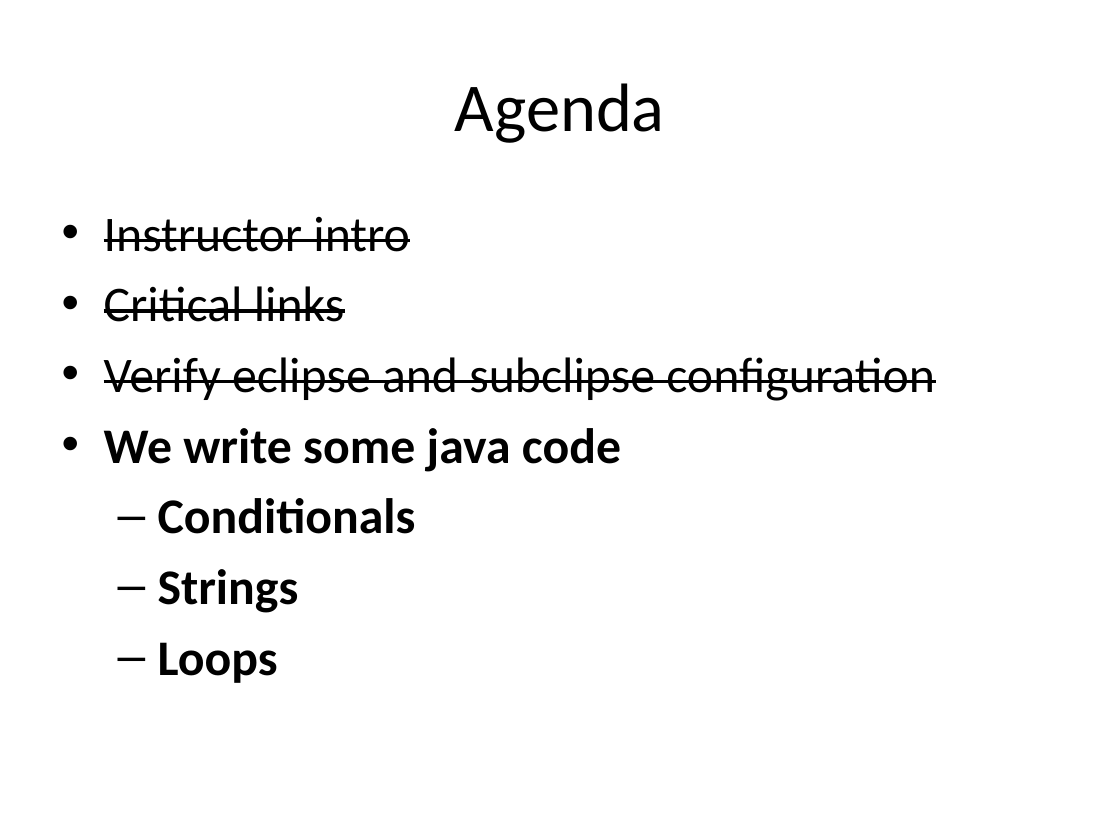
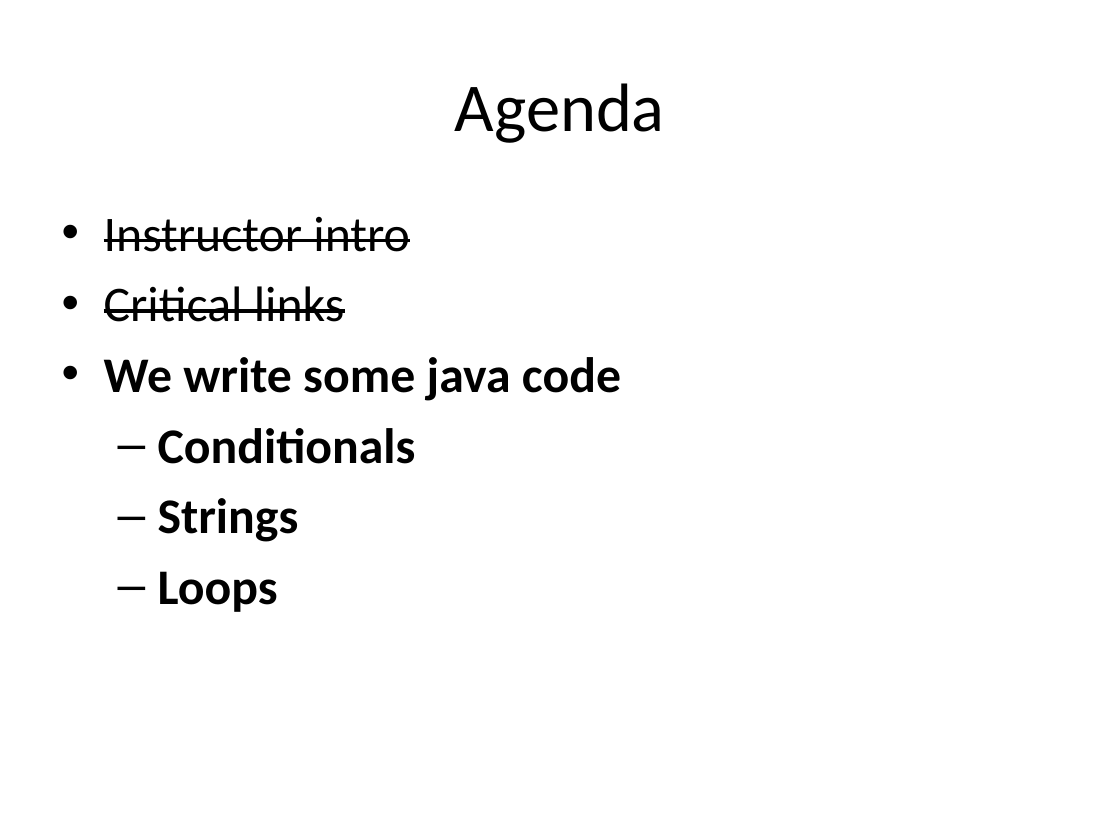
Before and after one commit to RHIT-CSSE/csse220, a slide deck: slide 25 of ClassMaterials/JavaIntro/Slides/JavaIntro.pptx (slide 21 before the commit). Drawn at 1120x840 pixels with LibreOffice and Linux fonts; fonts in the diff are those of the drawing. Boxes give left, top, right and bottom in pixels: in the first picture for what was removed or moved away, otherwise in the second. Text is boxed around its words. In the diff, an @@ line names an element or a change of style, - is before the commit and + after.

```diff
--- a/ClassMaterials/JavaIntro/Slides/JavaIntro.pptx
+++ b/ClassMaterials/JavaIntro/Slides/JavaIntro.pptx
@@ text at (104, 357, 935, 401): paragraph removed @@
-• Verify eclipse and subclipse configuration
```
Also in this commit, not shown: 5 other slides changed, 5 slides added.
